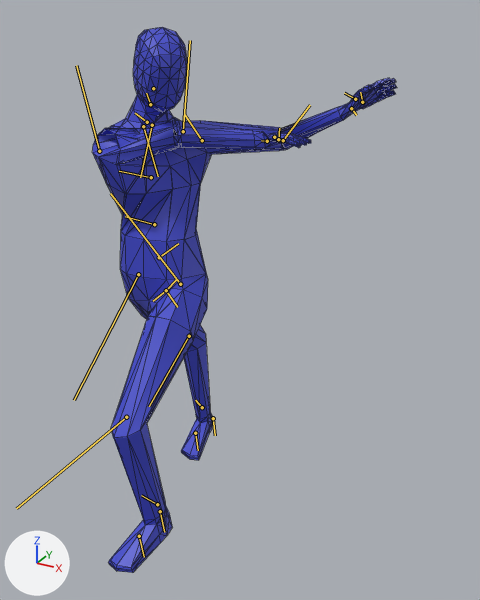
The FBX model DirectX/Resources/Fbx/player/player.fbx, before and after one commit.
One viewpoint serves both versions: a camera (50 mm lens) standing at (1.41, -1.91, 1.83) and looking at (0.27, 0.15, 0.8). Arrows for +X, +Y and +Z are at lower left; the lights stay in place. Both versions are drawn at frame 25 of the action 'Hatk1'; the numbers are the values there. The bones that bend it are drawn over the model as lines. Mesh edges are drawn as thin lines.

Names of what the first picture shows: 'BaseHuman'.
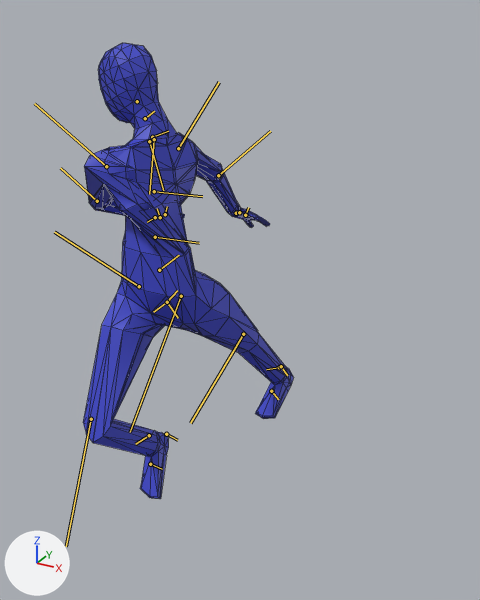
What differs and where, as boxes [x1, y1, x2, y2] in the pictures (480 x 600 px):
```json
{"object": "BaseHuman", "change": "posed", "before": [92, 27, 397, 573], "after": [83, 43, 294, 499], "on screen": "31% narrower, 16% shorter"}
{"bone": "spine", "before": "(166, 290) to (177, 279)", "after": "(167, 302) to (177, 290)"}
{"bone": "spine.002", "before": "(154, 224) to (125, 216)", "after": "(155, 237) to (199, 243)"}
{"bone": "upper_arm.L", "before": "(202, 140) to (185, 115)", "after": "(106, 166) to (34, 103)"}
{"bone": "upper_arm.R", "before": "(99, 151) to (76, 65)", "after": "(178, 148) to (219, 82)"}
{"bone": "hand.R", "before": "(267, 141) to (261, 140)", "after": "(236, 213) to (236, 210)"}
{"bone": "thigh.L", "before": "(180, 284) to (110, 193)", "after": "(181, 296) to (130, 432)"}
{"bone": "shin.L", "before": "(126, 417) to (16, 508)", "after": "(243, 334) to (190, 423)"}
{"bone": "thigh.R", "before": "(138, 274) to (74, 400)", "after": "(139, 286) to (54, 232)"}
{"bone": "shin.R", "before": "(189, 336) to (149, 406)", "after": "(91, 419) to (66, 546)"}
```

The change, as JSON lines over the scene's bpy script:
```json
{"block": "bone_spine", "where": "bone_spine = bpy.data.objects['metarig'].pose.bones['spine']"}
{"op": "set", "path": "bone_spine.location", "old": "(0.0, -0.047, -0.181)", "new": "(0.0, -0.059, -0.229)"}
{"block": "bone_spine_002", "where": "bone_spine_002 = bpy.data.objects['metarig'].pose.bones['spine.002']  # child of 'spine.001'"}
{"op": "set", "path": "bone_spine_002.rotation_quaternion", "old": "(0.789, 0.0, -0.02, 0.614)", "new": "(0.775, 0.0, 0.02, -0.631)", "note": "degrees (-1, -2, 76) -> degrees (-1, 2, -78)"}
{"block": "bone_upper_arm_l", "where": "bone_upper_arm_l = bpy.data.objects['metarig'].pose.bones['upper_arm.L']  # child of 'shoulder.L'"}
{"op": "set", "path": "bone_upper_arm_l.rotation_quaternion", "old": "(0.999, 0.024, 0.024, 0.019)", "new": "(0.393, 0.775, -0.234, 0.436)", "note": "degrees (3, 3, 2) -> degrees (128, -59, -2)"}
{"block": "bone_upper_arm_r", "where": "bone_upper_arm_r = bpy.data.objects['metarig'].pose.bones['upper_arm.R']  # child of 'shoulder.R'"}
{"op": "set", "path": "bone_upper_arm_r.rotation_quaternion", "old": "(0.221, 0.484, 0.838, -0.124)", "new": "(0.818, 0.112, -0.261, -0.501)", "note": "degrees (0, 151, -60) -> degrees (28, -18, -68)"}
{"block": "bone_hand_r", "where": "bone_hand_r = bpy.data.objects['metarig'].pose.bones['hand.R']  # child of 'forearm.R'"}
{"op": "set", "path": "bone_hand_r.rotation_quaternion", "old": "(0.6, -0.125, -0.302, 0.73)", "new": "(0.672, -0.391, -0.306, 0.549)", "note": "degrees (-37, -10, 105) -> degrees (-59, 1, 78)"}
{"block": "bone_thigh_l", "where": "bone_thigh_l = bpy.data.objects['metarig'].pose.bones['thigh.L']  # child of 'spine'"}
{"op": "set", "path": "bone_thigh_l.rotation_quaternion", "old": "(0.916, -0.399, 0.045, 0.003)", "new": "(0.882, 0.469, 0.026, 0.037)", "note": "degrees (-47, 5, -2) -> degrees (56, 1, 5)"}
{"block": "bone_shin_l", "where": "bone_shin_l = bpy.data.objects['metarig'].pose.bones['shin.L']  # child of 'thigh.L'"}
{"op": "set", "path": "bone_shin_l.rotation_quaternion", "old": "(0.883, 0.452, -0.061, 0.113)", "new": "(0.986, -0.145, 0.007, 0.077)", "note": "degrees (53, -12, 9) -> degrees (-17, 2, 9)"}
{"block": "bone_thigh_r", "where": "bone_thigh_r = bpy.data.objects['metarig'].pose.bones['thigh.R']  # child of 'spine'"}
{"op": "set", "path": "bone_thigh_r.rotation_quaternion", "old": "(0.929, 0.37, 0.0, 0.0)", "new": "(0.954, -0.3, 0.0, 0.0)", "note": "degrees (43, 0, 0) -> degrees (-35, 0, 0)"}
{"block": "bone_shin_r", "where": "bone_shin_r = bpy.data.objects['metarig'].pose.bones['shin.R']  # child of 'thigh.R'"}
{"op": "set", "path": "bone_shin_r.rotation_quaternion", "old": "(0.947, -0.306, -0.036, -0.089)", "new": "(0.766, 0.636, 0.056, -0.078)", "note": "degrees (-35, -7, -8) -> degrees (79, 11, -3)"}
```
